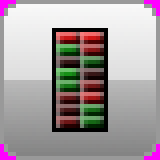
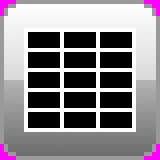
Comparing the layer stacks of the two 160 × 160 images. Changes:
renamed "Drop Shadow #15" to "Layer #2", opacity 80% → 100%, moved it above "Layer #5", painted on it over (28, 32, 132, 128)
removed layer "Drop Shadow #14" (was 80%) over (80, 104, 104, 116)
removed layer "Drop Shadow #13" (was 80%) over (56, 104, 80, 116)
removed layer "Drop Shadow #12" (was 80%) over (80, 92, 104, 104)
removed layer "Drop Shadow #11" (was 80%) over (56, 92, 80, 104)
removed layer "Drop Shadow #10" (was 80%) over (80, 80, 104, 92)
removed layer "Drop Shadow #9" (was 80%) over (56, 80, 80, 92)
removed layer "Drop Shadow #8" (was 80%) over (80, 68, 104, 80)
removed layer "Drop Shadow #7" (was 80%) over (56, 68, 80, 80)
removed layer "Drop Shadow #6" (was 80%) over (80, 56, 104, 68)
removed layer "Drop Shadow #4" (was 80%) over (56, 56, 80, 68)
removed layer "Drop Shadow #3" (was 80%) over (80, 44, 104, 56)
removed layer "Drop Shadow #2" (was 80%) over (56, 44, 80, 56)
removed layer "Drop Shadow #1" (was 80%) over (80, 32, 104, 44)
removed layer "Drop Shadow" (was 80%) over (56, 32, 80, 44)
renamed "Drop Shadow #33" to "Layer #5", opacity 50% → 100%, painted on it over (24, 28, 136, 132)
removed layer "Drop Shadow #32" (was 50%) over (56, 116, 80, 128)
removed layer "Drop Shadow #31" (was 50%) over (80, 104, 104, 116)
removed layer "Drop Shadow #30" (was 50%) over (56, 104, 80, 116)
hid "Layer", moved it above "Layer #4", painted on it over (4, 4, 156, 156)
painted on "Layer #4" over (4, 4, 156, 156)
painted on "Layer #3" over (4, 4, 156, 128)
painted on "Layer #1" over (4, 4, 156, 156)
removed layer "Layer #2" over (4, 4, 156, 80)
…and 13 more changes (13 removed)
